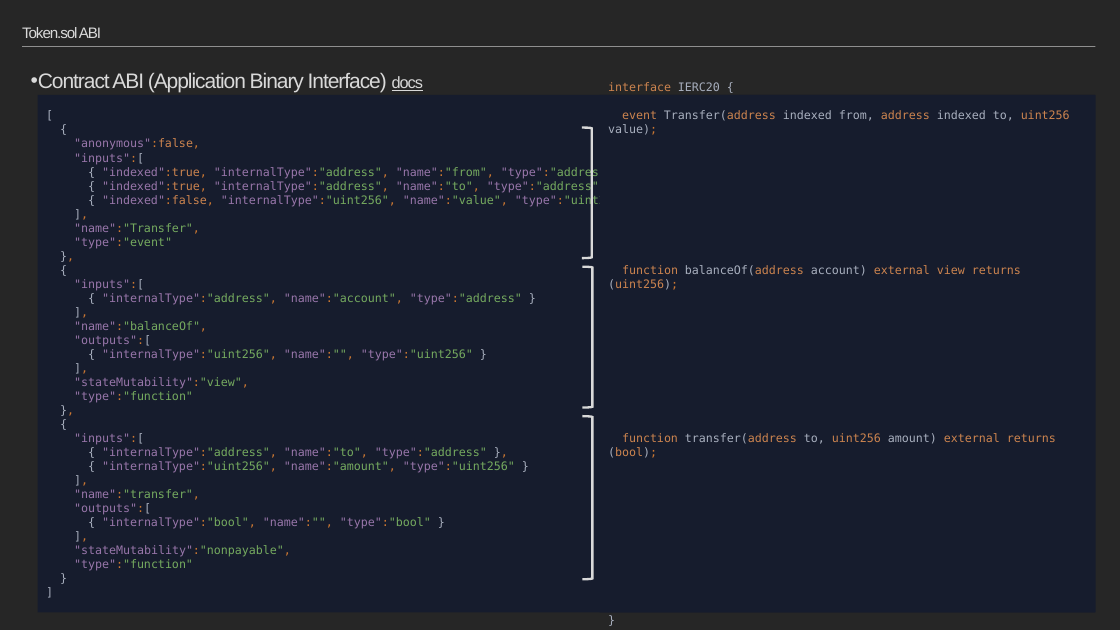
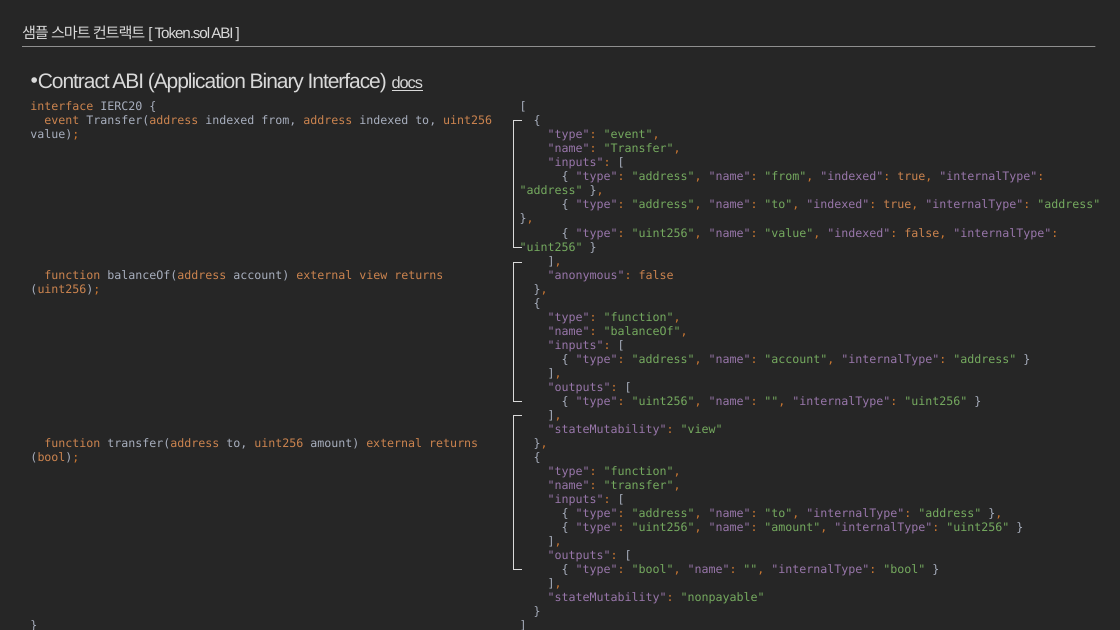
Before and after one commit to moss0801/blockchain-doc, a slide deck: slide 17 of General/Blockchain Part2.pptx (slide 36 before the commit). Drawn at 1120x630 pixels with LibreOffice and Linux fonts; fonts in the diff are those of the drawing. Boxes give left, top, right and bottom in pixels: in the first picture for what was removed or moved away, otherwise in the second. Text is boxed around its words. In the diff, an @@ line names an element or a change of style, - is before the commit and + after.

Commit message:
add ethereum prcie, gasFeehistory, blockchain part2 flow , solidity, metamask, token bytecode, token abi gasPrice hisotry

```diff
--- a/General/Blockchain Part2.pptx
+++ b/General/Blockchain Part2.pptx
@@ title at (22, 25, 233, 39): text changed @@
-Token.sol ABI
+샘플 스마트 컨트랙트 [ Token.sol ABI ]
@@ text "interface IERC20 {": place and size @@
-text "interface IERC20 {" at (600, 95, 1096, 613)
+text "interface IERC20 {" at (30, 101, 492, 463)
@@ text "interface IERC20 {" at (30, 101, 492, 463): vertical alignment middle to top; fill #161C2D to none @@
@@ rectangle removed at (38, 95, 1096, 613) @@
-[
-{
-"anonymous":false,
-"inputs":[
-{ "indexed":true, "internalType":"address", "name":"from", "type":"address" },
-{ "indexed":true, "internalType":"address", "name":"to", "type":"address" },
-{ "indexed":false, "internalType":"uint256", "name":"value", "type":"uint256" }
-],
-"name":"Transfer",
-"type":"event"
-},
-{
-"inputs":[
-{ "internalType":"address", "name":"account", "type":"address" }
-],
-"name":"balanceOf",
-"outputs":[
-{ "internalType":"uint256", "name":"", "type":"uint256" }
-],
-"stateMutability":"view",
-"type":"function"
-},
-{
-"inputs":[
-{ "internalType":"address", "name":"to", "type":"address" },
-{ "internalType":"uint256", "name":"amount", "type":"uint256" }
-],
-"name":"transfer",
-"outputs":[
-{ "internalType":"bool", "name":"", "type":"bool" }
-],
-"stateMutability":"nonpayable",
-"type":"function"
-}
-]
@@ left bracket added at (514, 121, 523, 248), outline #D9D9D9 0.5 pt @@
@@ text added at (520, 129, 1100, 604), 10 pt, text #9876AA @@
+[
+{
+"type": "event",
+"name": "Transfer",
+"inputs": [
+{ "type": "address", "name": "from", "indexed": true, "internalType": "address" },
+{ "type": "address", "name": "to", "indexed": true, "internalType": "address" },
+{ "type": "uint256", "name": "value", "indexed": false, "internalType": "uint256" }
+],
+"anonymous": false
+},
+{
+"type": "function",
+"name": "balanceOf",
+"inputs": [
+{ "type": "address", "name": "account", "internalType": "address" }
+],
+"outputs": [
+{ "type": "uint256", "name": "", "internalType": "uint256" }
+],
+"stateMutability": "view"
+},
+{
+"type": "function",
+"name": "transfer",
+"inputs": [
+{ "type": "address", "name": "to", "internalType": "address" },
+{ "type": "uint256", "name": "amount", "internalType": "uint256" }
+],
+"outputs": [
+{ "type": "bool", "name": "", "internalType": "bool" }
+],
+"stateMutability": "nonpayable"
+}
+]
@@ right bracket removed at (582, 128, 592, 258) @@
@@ left bracket added at (514, 262, 523, 402), outline #D9D9D9 0.5 pt @@
@@ right bracket removed at (582, 267, 592, 408) @@
@@ left bracket added at (514, 416, 523, 570), outline #D9D9D9 0.5 pt @@
@@ right bracket removed at (582, 416, 592, 579) @@
```
Also in this commit, not shown: 17 other slides changed, 15 slides added, 10 slides removed, 2 other files.
